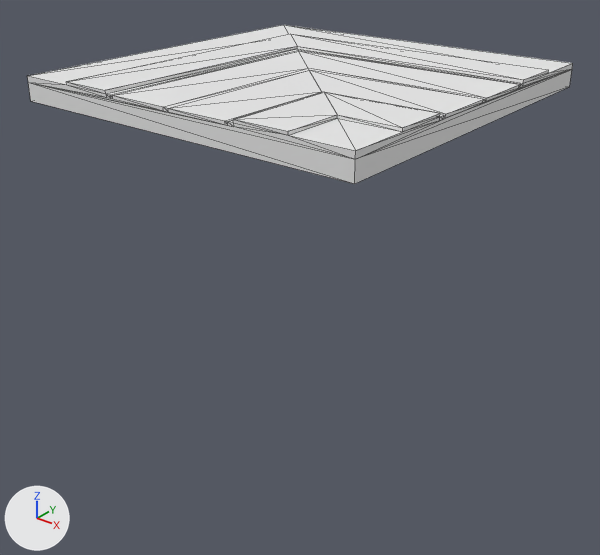
What one commit did to the OBJ model Assets/Models/Ground/Road turn.obj.
Camera for both pictures: a 50 mm lens placed at (23.12, -15.19, 8.5), pointed at (6.54, 5.53, -4.35). Every picture has the same lights, and +X, +Y and +Z are marked at lower left. Mesh edges are drawn as thin lines. Where no turn or scale is listed for an object, it has been applied to the vertices. Vertices at the same position are counted once.

In view in the first picture: 'Untitled'.
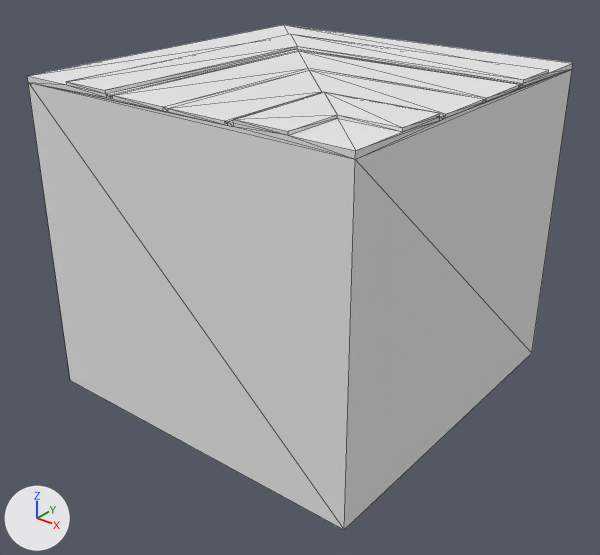
The newer file is also turned or shifted as a whole; pictures and numbers use the older file's frame.

Boxes (x1, y1, x2, y2) around the edits, measured in the pictures (600 x 555 px; the box of a moved part takes in the faces that stretch with it):
'Untitled', reshaped (216% taller)
    before: (27, 25, 573, 184)
    after: (27, 25, 573, 530)
part 1 of me_untitled, moved or reshaped
    before: (28, 82, 570, 184)
    after: (28, 82, 570, 530)

The edits, one by one:
me_untitled has 70 vertices, 136 faces and spans x 0.0..12.6, y 0.0..12.6, z 2.0..2.9.
me_untitled is used by ob_untitled; location (0.0, 0.0, 0.0).
Before the commit, vertices of me_untitled: 0 (0.0, 0.0, 2.0) at pixel (30, 101), 1 (0.0, 12.6, 2.0), 22 (12.6, 0.0, 2.0) at pixel (354, 183), 23 (12.6, 12.6, 2.0) at pixel (569, 86).
Part 1, on me_untitled:
Vertices 0, 1, 22, 23 of me_untitled move by (0.0, 0.0, -10.5).
